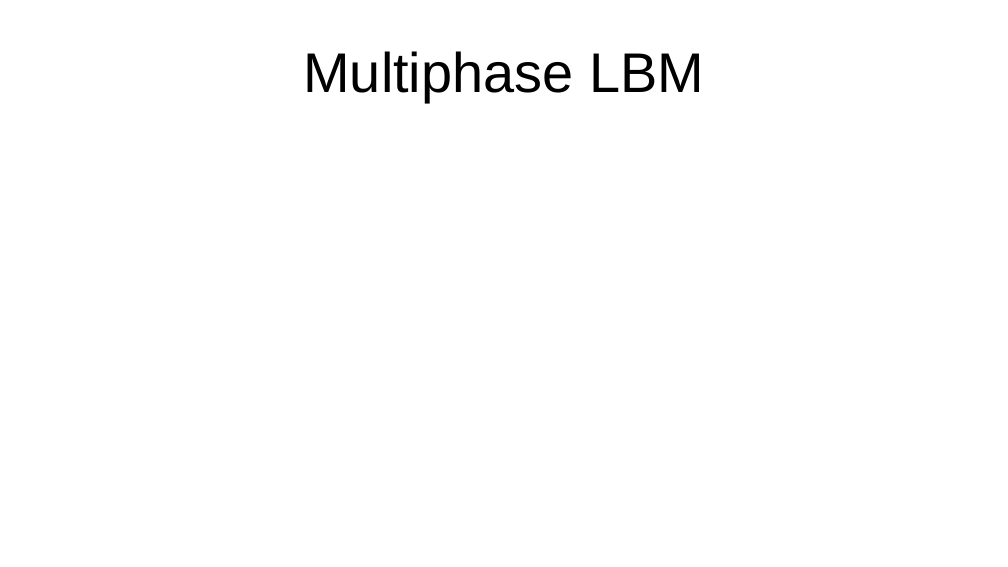
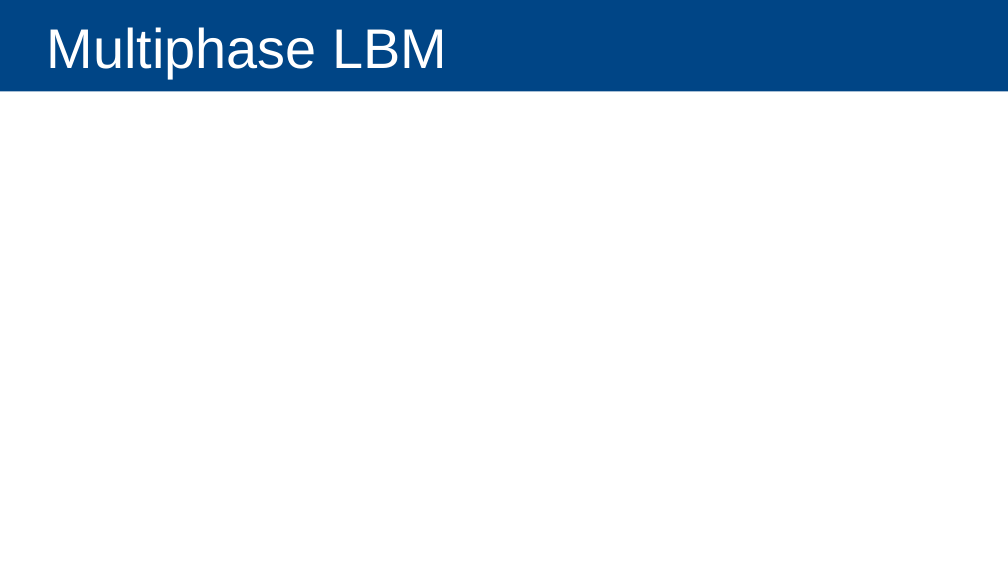
Before and after one commit to Ganesh-Kumar-B/multiphase_ppts, a slide deck: slide 1 of Multiphase_LBM.odp. Drawn at 1008x567 pixels with LibreOffice and Linux fonts; fonts in the diff are those of the drawing. Boxes give left, top, right and bottom in pixels: in the first picture for what was removed or moved away, otherwise in the second. Text is boxed around its words. In the diff, an @@ line names an element or a change of style, - is before the commit and + after.

```diff
--- a/Multiphase_LBM.odp
+++ b/Multiphase_LBM.odp
@@ title "Multiphase LBM": place and size @@
-title "Multiphase LBM" at <box>303,51,704,102</box>
+title "Multiphase LBM" at <box>0,0,1008,91</box>
@@ title "Multiphase LBM" at <box>0,0,1008,91</box>: text colour #000000 to #FFFFFF; alignment centre to left; indent changed; fill none to #004586 @@
```
Also in this commit, not shown: 3 other slides changed, 2 slides added, 2 slides removed.
